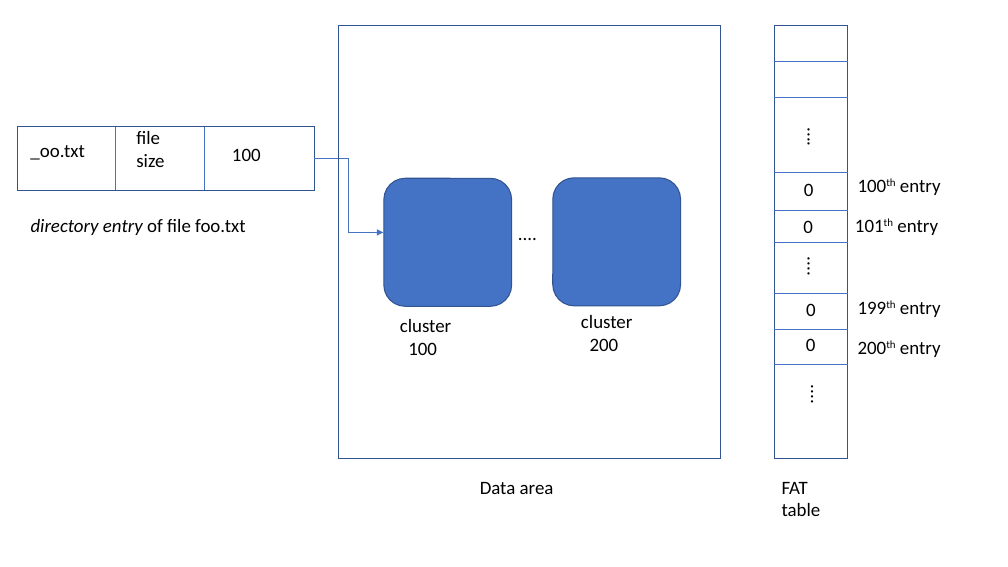
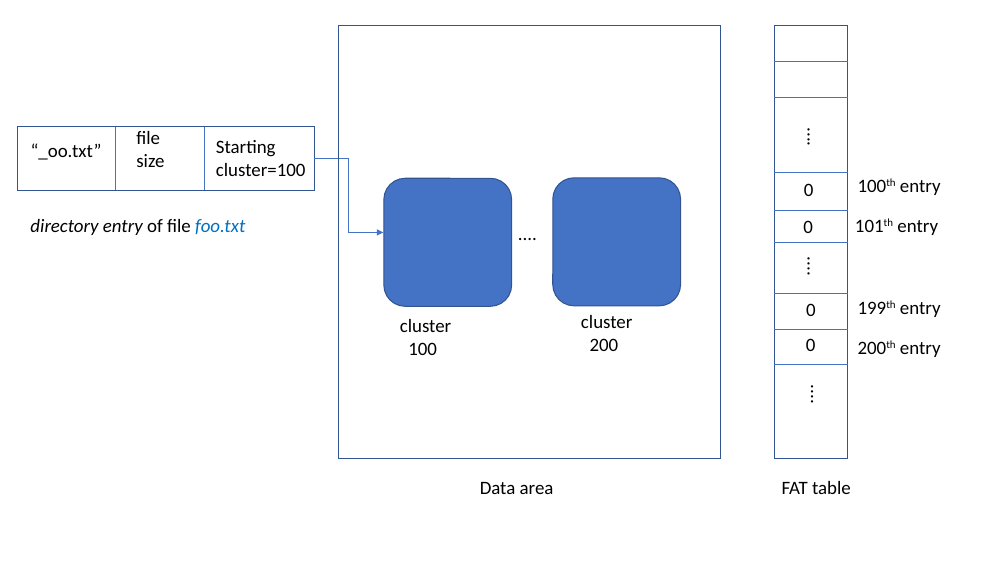
Before and after one commit to sankardasroy/Digital-Forensics-Research, a slide deck: slide 1 of dfr_metadata/paper/fig/fat2.pptx. Drawn at 1008x567 pixels with LibreOffice and Linux fonts; fonts in the diff are those of the drawing. Boxes give left, top, right and bottom in pixels: in the first picture for what was removed or moved away, otherwise in the second. Text is boxed around its words. In the diff, an @@ line names an element or a change of style, - is before the commit and + after.

```diff
--- a/dfr_metadata/paper/fig/fat2.pptx
+++ b/dfr_metadata/paper/fig/fat2.pptx
@@ text at box(31, 143, 102, 160): text changed @@
-_oo.txt
+“_oo.txt”
@@ text at box(216, 140, 306, 176): text changed @@
-100
+Starting
+cluster=100
@@ text "directory entry of file foo.txt" at box(30, 219, 245, 235): text colour #000000 to #0070C0, italic on in "foo.txt" @@
@@ text at box(782, 481, 851, 494): text changed @@
-FAT
-table
+FAT table
```
Also in this commit, not shown: 7 other files.
